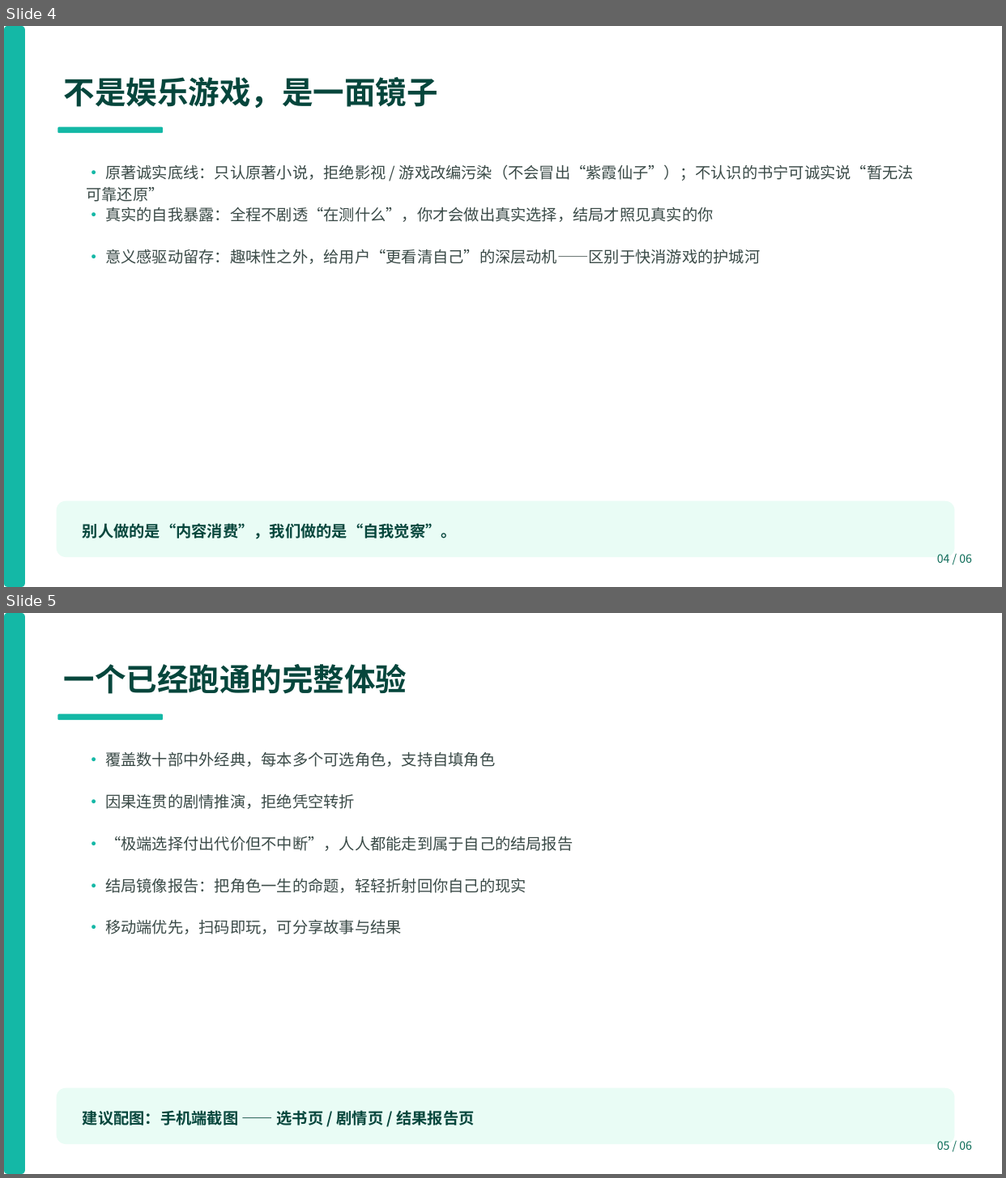
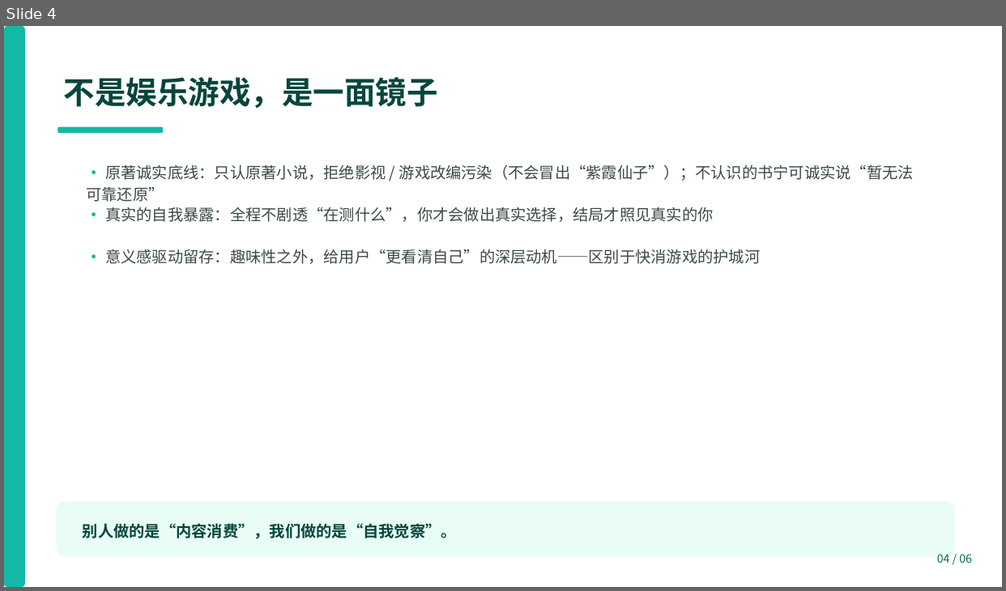
Before and after one commit to jassbin/mybook, a slide deck: public/难得读书-竞赛PPT.pptx. Shown one above the other, each under a label of ours: slides 4 and 5 before the commit, slide 4 after it. The pictures are 1006x1178 and 1006x591 pixels, drawn with LibreOffice and Linux fonts; fonts in the diff are those of the drawing. Boxes give left, top, right and bottom in pixels: in the first picture for what was removed or moved away, otherwise in the second. Text is boxed around its words. In the diff, an @@ line names an element or a change of style, - is before the commit and + after.

```diff
--- a/public/难得读书-竞赛PPT.pptx
+++ b/public/难得读书-竞赛PPT.pptx
@@ slide 5 removed at (4,613,1002,1174), background #FFFFFF @@
@@ rounded rectangle removed at (4,613,25,1174) @@
@@ text removed at (64,664,407,694) @@
-一个已经跑通的完整体验
@@ rounded rectangle removed at (58,714,163,720) @@
@@ text removed at (105,752,495,767) @@
-• 覆盖数十部中外经典，每本多个可选角色，支持自填角色
@@ text removed at (105,794,355,809) @@
-• 因果连贯的剧情推演，拒绝凭空转折
@@ text removed at (105,837,573,851) @@
-• “极端选择付出代价但不中断”，人人都能走到属于自己的结局报告
@@ text removed at (105,879,526,893) @@
-• 结局镜像报告：把角色一生的命题，轻轻折射回你自己的现实
@@ text removed at (105,920,402,935) @@
-• 移动端优先，扫码即玩，可分享故事与结果
@@ rounded rectangle removed at (57,1088,955,1144) @@
@@ text removed at (83,1110,474,1126) @@
-建议配图：手机端截图 —— 选书页 / 剧情页 / 结果报告页
@@ text removed at (937,1141,972,1150) @@
-05 / 06
```
Also in this commit, not shown: 1 slide added.
